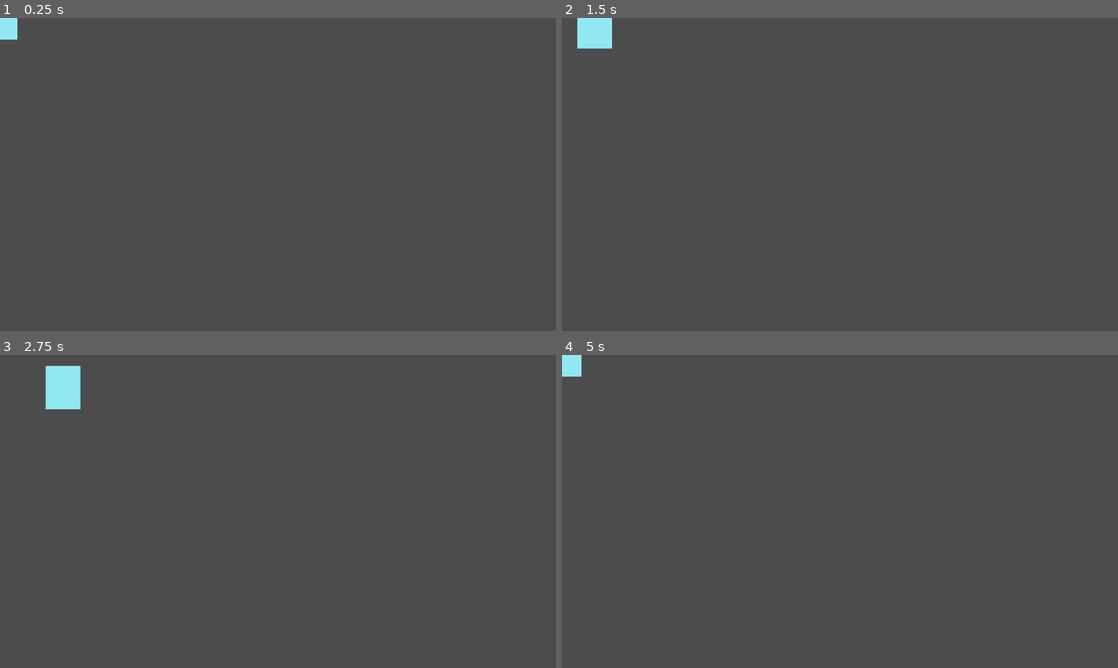
Above: before the commit, frames 1-4 (two rows, left to right).
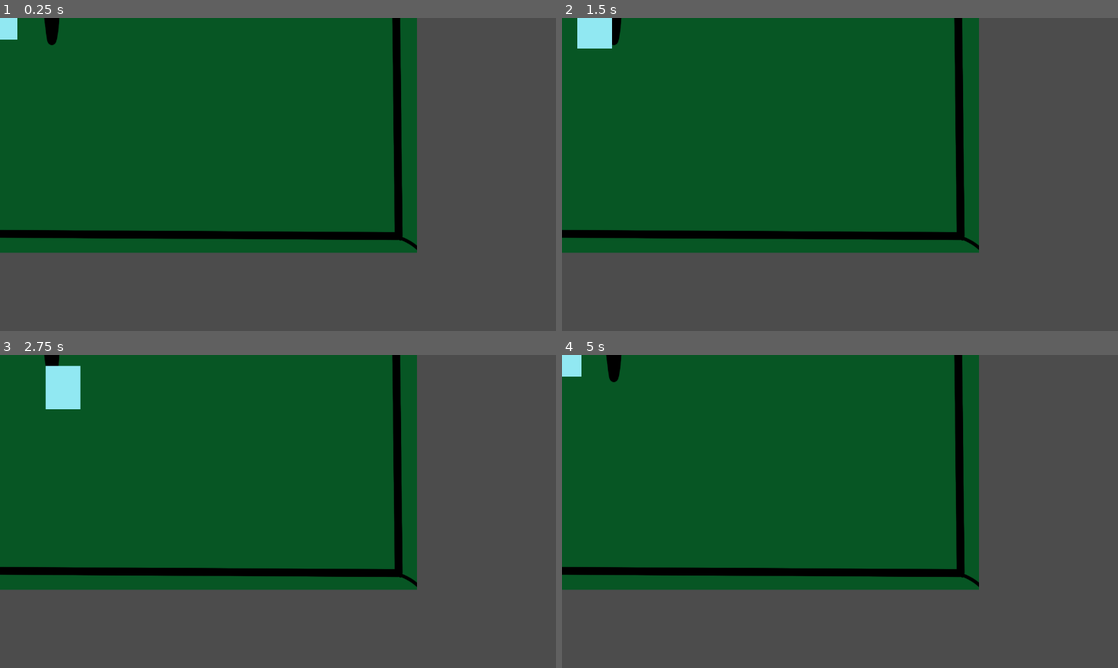
Above: after the commit, the same moments.

Repository: CeylenGames/5thAlakajam
Game: Godot game, scene res://World.tscn
Two runs of this game, one before a commit and one after it. Both use one fixed random seed, a clock stepped at 60 frames per second and the inputs below.
Inputs:
- Up to frame 1 (0.25 s): no input
- Up to frame 2 (1.5 s): tap Enter at 0.5 s; hold Right (ui_right) 0.53-1.28 s; hold Down (ui_down) from 1.28 s (still down)
- Up to frame 3 (2.75 s): release Down (ui_down) at 2.03 s; hold Right (ui_right) from 2.03 s (still down)
- Up to frame 4 (5 s): release Right (ui_right) at 2.78 s; hold Up (ui_up) 2.78-3.53 s; hold Left (ui_left) from 3.53 s (still down)

The runs differ from the first frame. In frame 1, 56% of the frame differs, in the area x 0-75%, y 0-76%; in frame 2, 56%; in frame 3, 55%; in frame 4, 56%.

Commit message:
parallax

Diff:
--- a/World.tscn
+++ b/World.tscn
@@ -1,7 +1,32 @@
-[gd_scene load_steps=2 format=2]
+[gd_scene load_steps=3 format=2]
 
 [ext_resource path="res://Prefabs/Player.tscn" type="PackedScene" id=1]
+[ext_resource path="res://images/maptete.png" type="Texture" id=2]
 
-[node name="World" type="Node"]
+[node name="World" type="Node" index="0"]
 
 [node name="Player" parent="." index="0" instance=ExtResource( 1 )]
+
+[node name="ParallaxBackground" type="ParallaxBackground" parent="." index="1"]
+
+layer = -1
+offset = Vector2( 0, 0 )
+rotation = 0.0
+scale = Vector2( 1, 1 )
+transform = Transform2D( 1, 0, 0, 1, 0, 0 )
+scroll_offset = Vector2( 0, 0 )
+scroll_base_offset = Vector2( 0, 0 )
+scroll_base_scale = Vector2( 1, 1 )
+scroll_limit_begin = Vector2( 0, 0 )
+scroll_limit_end = Vector2( 0, 0 )
+scroll_ignore_camera_zoom = false
+
+[node name="ParallaxLayer" type="ParallaxLayer" parent="ParallaxBackground" index="0"]
+
+motion_scale = Vector2( 1, 1 )
+motion_offset = Vector2( 0, 0 )
+motion_mirroring = Vector2( 0, 0 )
+
+[node name="Sprite" type="Sprite" parent="ParallaxBackground/ParallaxLayer" index="0"]
+
+texture = ExtResource( 2 )
